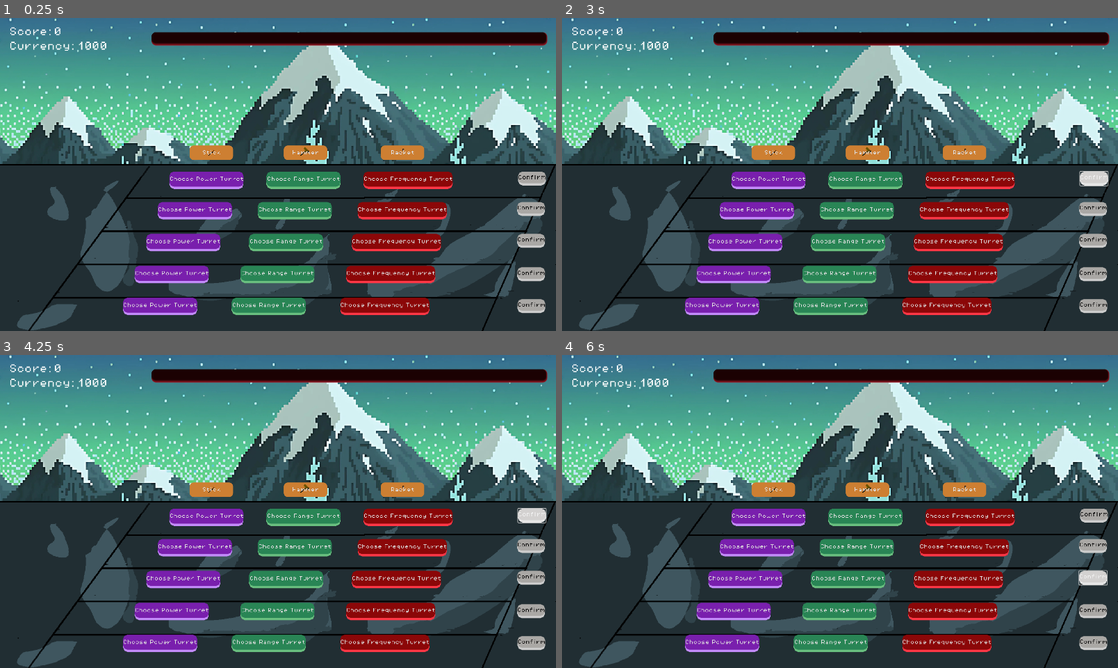
Above: before the commit, frames 1-4 (two rows, left to right).
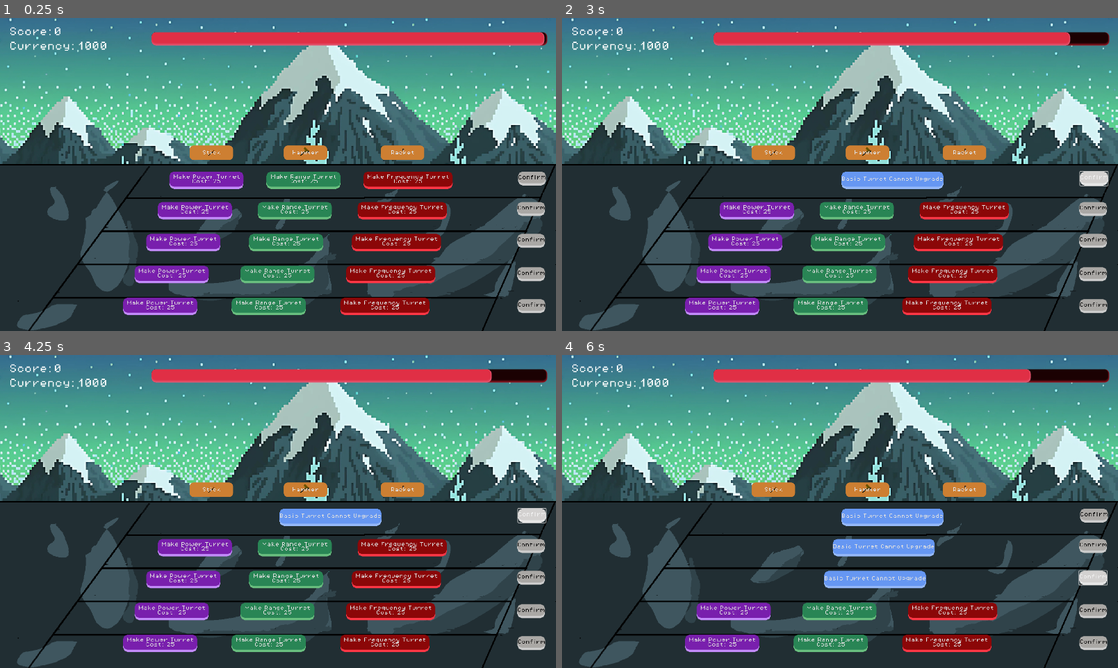
Above: after the commit, the same moments.

Repository: varun22/ECS179-FinalProject
Game: Godot game, scene res://scenes/buy_phase.tscn
Same seed, same stepped clock (60 frames per second), same inputs: the game is played once before the commit and once after it. This scene is started directly instead of the project's main scene. The engine's default icon, where the game draws it, is replaced by a stand-in: a white triangle on a blue panel in a dark square. Sound files missing from this copy of the repository are replaced by a short silence.
Inputs:
- Up to frame 1 (0.25 s): no input
- Up to frame 2 (3 s): click "Stick" at 0.5 s; click "Hammer" at 1.25 s; click "Racket" at 2 s; click "Confirm" at 2.75 s
- Up to frame 3 (4.25 s): click "Confirm" at 3.5 s
- Up to frame 4 (6 s): click "Confirm" at 4.25 s; click "Confirm" at 5 s; click "Confirm" at 5.75 s

The runs differ from the first frame. In frame 1, 5.0% of the frame differs, in the area x 22-98%, y 4-94%; in frame 2, 7.0%; in frame 3, 6.8%; in frame 4, 11%, in the area x 22-85%, y 4-94%.
Error before the commit: Parse Error: Identifier "player" not declared in the current scope. (res://scripts/buy_phase.gd:89)

Commit message:
Simon Gooden - added files for banana currency

Diff:
--- /dev/null
+++ b/tend&defend/scenes/banana.tscn
@@ -0,0 +1,150 @@
+[gd_scene load_steps=22 format=3 uid="uid://clblmo6lp2p63"]
+
+[ext_resource type="Script" path="res://scripts/banana.gd" id="1_wrrrb"]
+[ext_resource type="Texture2D" uid="uid://bfsinr5gvx5xw" path="res://assets/Banana/Banana.png" id="2_pn06q"]
+
+[sub_resource type="AtlasTexture" id="AtlasTexture_k10n7"]
+atlas = ExtResource("2_pn06q")
+region = Rect2(0, 0, 32, 32)
+
+[sub_resource type="AtlasTexture" id="AtlasTexture_85crb"]
+atlas = ExtResource("2_pn06q")
+region = Rect2(32, 0, 32, 32)
+
+[sub_resource type="AtlasTexture" id="AtlasTexture_uosif"]
+atlas = ExtResource("2_pn06q")
+region = Rect2(64, 0, 32, 32)
+
+[sub_resource type="AtlasTexture" id="AtlasTexture_b0kt3"]
+atlas = ExtResource("2_pn06q")
+region = Rect2(96, 0, 32, 32)
+
+[sub_resource type="AtlasTexture" id="AtlasTexture_k8xvq"]
+atlas = ExtResource("2_pn06q")
+region = Rect2(0, 32, 32, 32)
+
+[sub_resource type="AtlasTexture" id="AtlasTexture_g74ru"]
+atlas = ExtResource("2_pn06q")
+region = Rect2(32, 32, 32, 32)
+
+[sub_resource type="AtlasTexture" id="AtlasTexture_1ui4s"]
+atlas = ExtResource("2_pn06q")
+region = Rect2(64, 32, 32, 32)
+
+[sub_resource type="AtlasTexture" id="AtlasTexture_kc3xv"]
+atlas = ExtResource("2_pn06q")
+region = Rect2(96, 32, 32, 32)
+
+[sub_resource type="AtlasTexture" id="AtlasTexture_6277y"]
+atlas = ExtResource("2_pn06q")
+region = Rect2(0, 64, 32, 32)
+
+[sub_resource type="AtlasTexture" id="AtlasTexture_7rtlx"]
+atlas = ExtResource("2_pn06q")
+region = Rect2(32, 64, 32, 32)
+
+[sub_resource type="AtlasTexture" id="AtlasTexture_dse0u"]
+atlas = ExtResource("2_pn06q")
+region = Rect2(64, 64, 32, 32)
+
+[sub_resource type="AtlasTexture" id="AtlasTexture_6hpjm"]
+atlas = ExtResource("2_pn06q")
+region = Rect2(96, 64, 32, 32)
+
+[sub_resource type="AtlasTexture" id="AtlasTexture_3saxd"]
+atlas = ExtResource("2_pn06q")
+region = Rect2(0, 96, 32, 32)
+
+[sub_resource type="AtlasTexture" id="AtlasTexture_ac7pm"]
+atlas = ExtResource("2_pn06q")
+region = Rect2(32, 96, 32, 32)
+
+[sub_resource type="AtlasTexture" id="AtlasTexture_lqg6e"]
+atlas = ExtResource("2_pn06q")
+region = Rect2(64, 96, 32, 32)
+
+[sub_resource type="AtlasTexture" id="AtlasTexture_qnqvf"]
+atlas = ExtResource("2_pn06q")
+region = Rect2(96, 96, 32, 32)
+
+[sub_resource type="AtlasTexture" id="AtlasTexture_2comu"]
+atlas = ExtResource("2_pn06q")
+region = Rect2(0, 128, 32, 32)
+
+[sub_resource type="SpriteFrames" id="SpriteFrames_gcbpb"]
+animations = [{
+"frames": [{
+"duration": 1.0,
+"texture": SubResource("AtlasTexture_k10n7")
+}, {
+"duration": 1.0,
+"texture": SubResource("AtlasTexture_85crb")
+}, {
+"duration": 1.0,
+"texture": SubResource("AtlasTexture_uosif")
+}, {
+"duration": 1.0,
+"texture": SubResource("AtlasTexture_b0kt3")
+}, {
+"duration": 1.0,
+"texture": SubResource("AtlasTexture_k8xvq")
+}, {
+"duration": 1.0,
+"texture": SubResource("AtlasTexture_g74ru")
+}, {
+"duration": 1.0,
+"texture": SubResource("AtlasTexture_1ui4s")
+}, {
+"duration": 1.0,
+"texture": SubResource("AtlasTexture_kc3xv")
+}, {
+"duration": 1.0,
+"texture": SubResource("AtlasTexture_6277y")
+}, {
+"duration": 1.0,
+"texture": SubResource("AtlasTexture_7rtlx")
+}, {
+"duration": 1.0,
+"texture": SubResource("AtlasTexture_dse0u")
+}, {
+"duration": 1.0,
+"texture": SubResource("AtlasTexture_6hpjm")
+}, {
+"duration": 1.0,
+"texture": SubResource("AtlasTexture_3saxd")
+}, {
+"duration": 1.0,
+"texture": SubResource("AtlasTexture_ac7pm")
+}, {
+"duration": 1.0,
+"texture": SubResource("AtlasTexture_lqg6e")
+}, {
+"duration": 1.0,
+"texture": SubResource("AtlasTexture_qnqvf")
+}, {
+"duration": 1.0,
+"texture": SubResource("AtlasTexture_2comu")
+}],
+"loop": true,
+"name": &"default",
+"speed": 10.0
+}]
+
+[sub_resource type="CircleShape2D" id="CircleShape2D_wehvc"]
+radius = 11.0
+
+[node name="Area2D" type="Area2D"]
+scale = Vector2(2.72, 2.72)
+script = ExtResource("1_wrrrb")
+
+[node name="AnimatedSprite2D" type="AnimatedSprite2D" parent="."]
+sprite_frames = SubResource("SpriteFrames_gcbpb")
+autoplay = "default"
+frame_progress = 0.585412
+
+[node name="CollisionShape2D" type="CollisionShape2D" parent="."]
+position = Vector2(0, -4)
+shape = SubResource("CircleShape2D_wehvc")
+
+[connection signal="body_entered" from="." to="." method="_on_body_entered"]
+[connection signal="body_shape_entered" from="." to="." method="_on_body_shape_entered"]
--- /dev/null
+++ b/tend&defend/scripts/banana.gd
@@ -0,0 +1,19 @@
+class_name Banana
+extends Area2D
+
+func _ready() -> void:
+	# Connect the new_wave signal to the _free_bananas function
+	signals.new_wave.connect(_free_bananas)
+
+func _on_body_entered(body):
+	print("Banana entered")
+	globalVars.currency += 20.0
+	queue_free()
+
+func _free_bananas() -> void:
+	print("Free all bananas")
+	# Find all nodes of the banana
+	var parent_scene = get_tree().get_current_scene()
+	for child in parent_scene.get_children():
+		if child is Banana:
+			child.queue_free()
--- a/tend&defend/scripts/buy_phase.gd
+++ b/tend&defend/scripts/buy_phase.gd
@@ -85,15 +85,15 @@
 		scene_switcher.switch_scene("res://scenes/stage1.tscn")
 
 
-func _on_stick_pressed() -> void:
-	player.type = 2
-
-func _on_hammer_pressed() -> void:
-	player.type = 3
-
-func _on_racket_pressed() -> void:
-	player.type = 4
-
+#func _on_stick_pressed() -> void:
+	#player.type = 2
+#
+#func _on_hammer_pressed() -> void:
+	#player.type = 3
+	#
+#func _on_racket_pressed() -> void:
+	#player.type = 4
+	#
 
 # When pressed, switches to power tower if enough currency
 func _on_power_upgrade_1_pressed() -> void:
--- a/tend&defend/scripts/enemy.gd
+++ b/tend&defend/scripts/enemy.gd
@@ -24,27 +24,33 @@
 # Called every frame. 'delta' is the elapsed time since the previous frame.
 func _process(delta: float) -> void:
 	self.global_position.x -= speed * delta
-
+	#print(speed * delta)
 	if self.global_position.x < 10:
+		#print("Enemy has made reach the end")
+		#Delete this later! This is just for testing UI
 		_enemy_died()
 		queue_free()
 
 func _enemy_died() -> void:
-	#print("Enemy has died")
-	#Increment UI
+	# Play the appropriate death animation
 	if type == 1:
 		$Sprite2D/AnimationPlayer.play("saber_death")
 	elif type == 2:
 		$Sprite2D/AnimationPlayer.play("cloak_death")
 	else:
 		$Sprite2D/AnimationPlayer.play("machete_death")
+
+	# Emit the died signal
 	died.emit(100)
-	if type == 1:
-		globalVars.currency += 10.0
-	elif type == 2:
-		globalVars.currency += 20.0
-	elif type == 3:
-		globalVars.currency += 30.0
+
+	# Instance the Banana scene and set its position
+	var banana_scene = preload("res://scenes/banana.tscn")
+	var banana_instance = banana_scene.instance()
+	banana_instance.global_position = self.global_position
+
+	# Add the Banana to the current scene
+	get_tree().get_current_scene().add_child(banana_instance)
+
 
 # Function for when enemies take damage form projectile
 func take_damage(damage_amt: float) -> void:
--- a/tend&defend/scripts/signals.gd
+++ b/tend&defend/scripts/signals.gd
@@ -4,3 +4,4 @@
 signal enemy_damaged()
 signal turret_shot()
 signal button_click()
+signal new_wave()
Binary file added: tend&defend/assets/Banana/Banana.png
Not shown, added: tend&defend/assets/Banana/Banana.png.import
Not shown, added: tend&defend/assets/Banana/power_up.wav.import
Not shown, added: tend&defend/assets/Banana/power_up.wav
